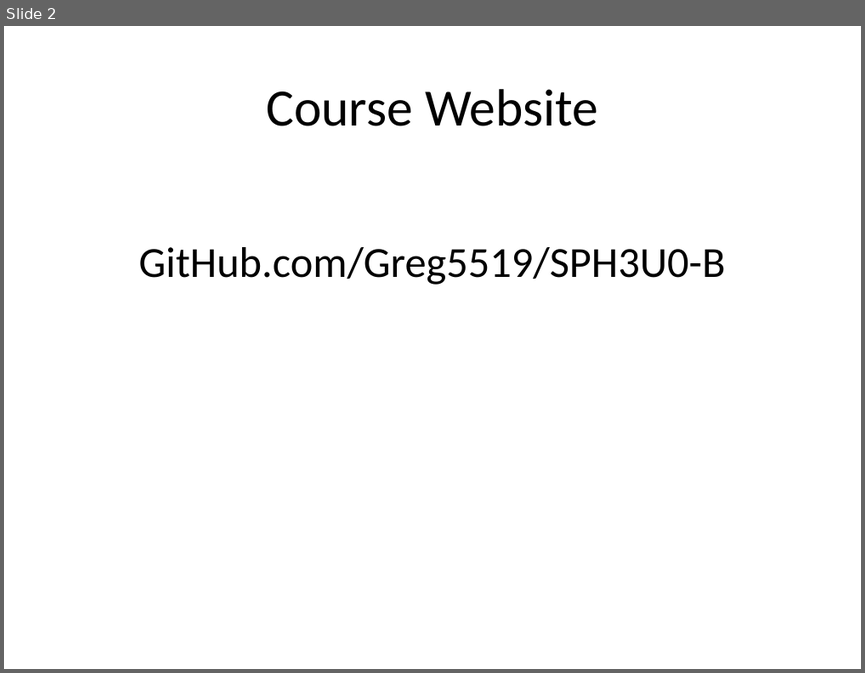
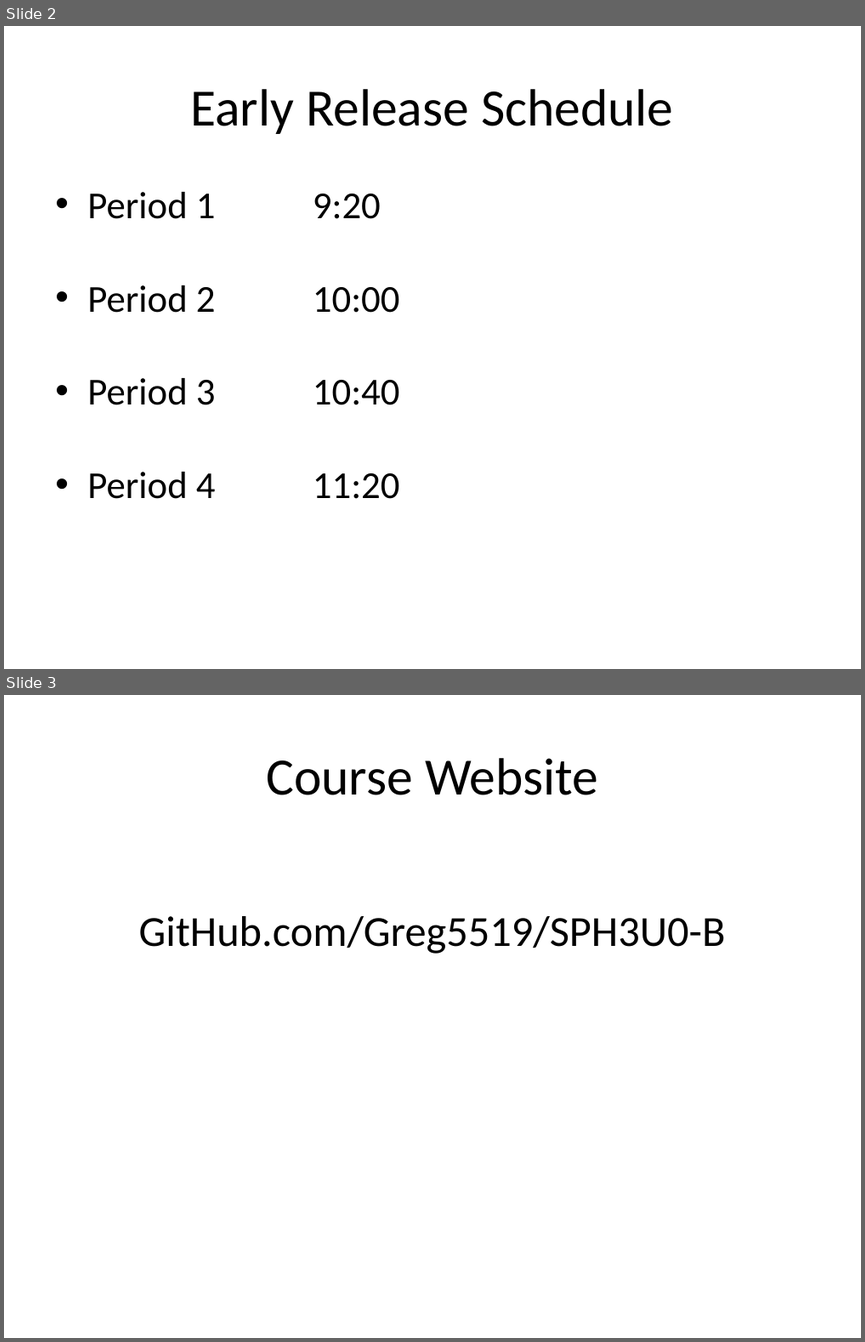
Before and after one commit to Greg5519/SPH3U0, a slide deck: Daily Agendas/Day3.1_GraphingSkills.pptx. Shown one above the other, each under a label of ours: slide 2 before the commit, slides 2 and 3 after it. The pictures are 865x673 and 865x1342 pixels, drawn with LibreOffice and Linux fonts; fonts in the diff are those of the drawing. Boxes give left, top, right and bottom in pixels: in the first picture for what was removed or moved away, otherwise in the second. Text is boxed around its words. In the diff, an @@ line names an element or a change of style, - is before the commit and + after.

```diff
--- a/Daily Agendas/Day3.1_GraphingSkills.pptx
+++ b/Daily Agendas/Day3.1_GraphingSkills.pptx
@@ slide 2 added at (x1=4, y1=26, x2=861, y2=669), background #FFFFFF @@
@@ title added at (x1=190, y1=89, x2=674, y2=134), 44 pt, text #000000 @@
+Early Release Schedule
@@ text added at (x1=87, y1=192, x2=400, y2=499), 32 pt, text #000000 @@
+• Period 1 9:20
+• Period 2 10:00
+• Period 3 10:40
+• Period 4 11:20
@@ what was slide 2 is now slide 3 @@
```
Also in this commit, not shown: 1 slide changed, 1 other file.
